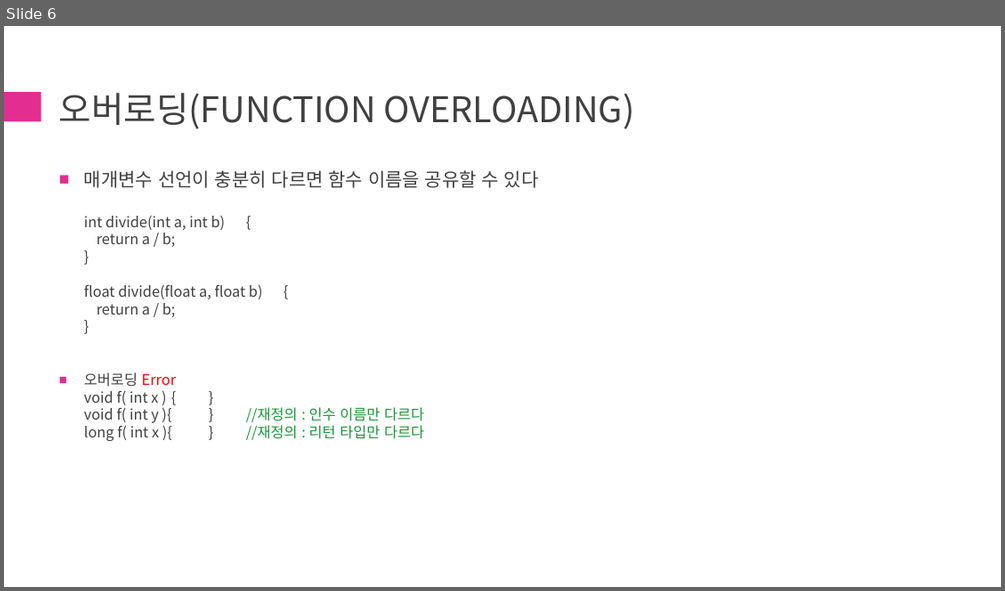
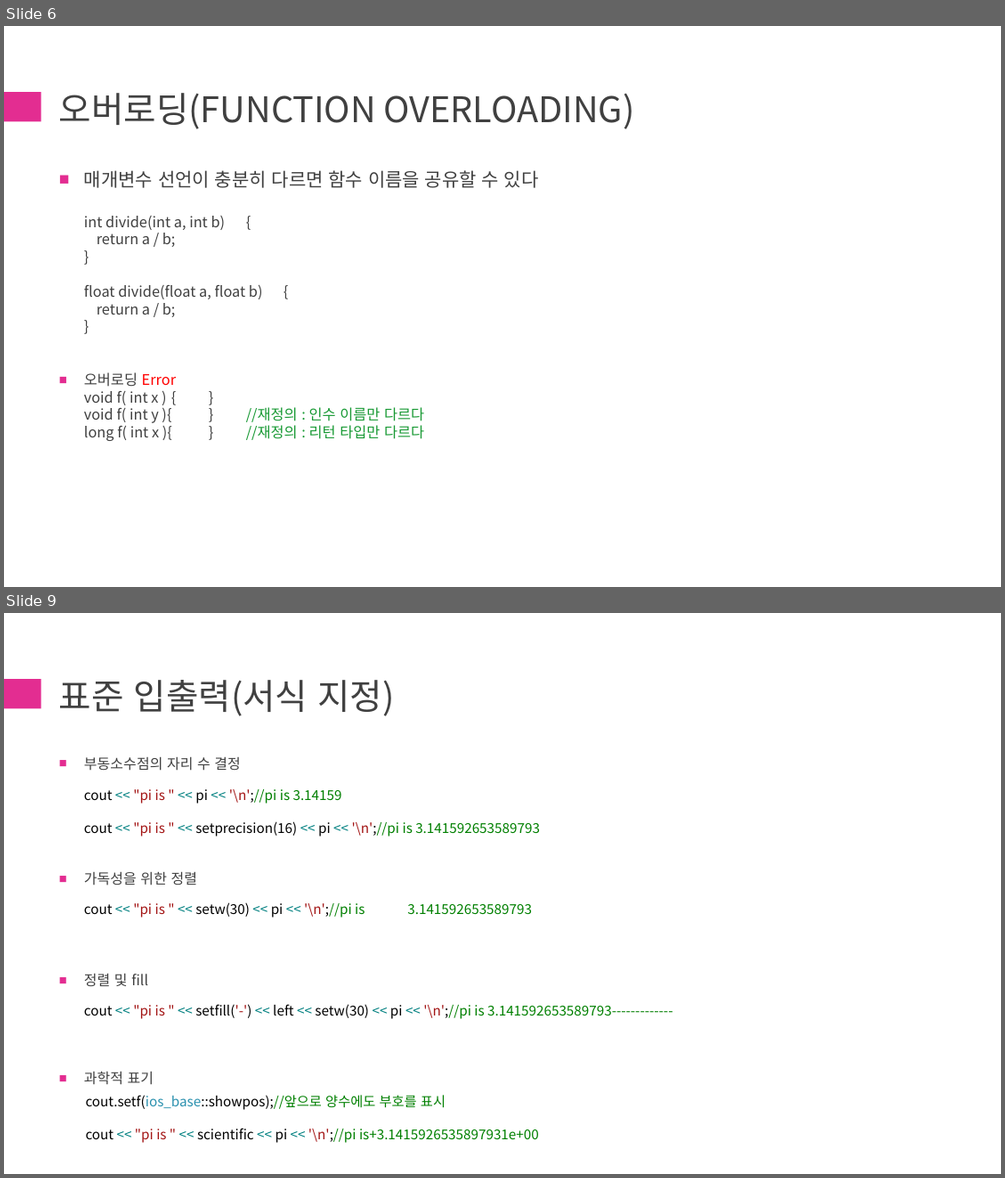
Before and after one commit to chaehanbyul/ModernCpp, a slide deck: 1st/[ModernCpp]1st.pptx. Shown one above the other, each under a label of ours: slide 6 before the commit, slides 6 and 9 after it; the slides between them are not shown. The pictures are 1005x591 and 1005x1178 pixels, drawn with LibreOffice and Linux fonts; fonts in the diff are those of the drawing. Boxes give left, top, right and bottom in pixels: in the first picture for what was removed or moved away, otherwise in the second. Text is boxed around its words. In the diff, an @@ line names an element or a change of style, - is before the commit and + after.

Commit message:
Input Output
입출력 예제 진행 중

```diff
--- a/1st/[ModernCpp]1st.pptx
+++ b/1st/[ModernCpp]1st.pptx
@@ slide 9 added at (4,613,1001,1174), background #FFFFFF; not listed: 1 template element that a slide beside it also shows @@
@@ title added at (59,680,394,716), 34 pt, text #404040 @@
+표준 입출력(서식 지정)
@@ text added at (84,756,672,1143), 13.1 pt, text #008000 @@
+■ 부동소수점의 자리 수 결정
+  cout << "pi is " << pi << '\n';//pi is 3.14159
+  cout << "pi is " << setprecision(16) << pi << '\n';//pi is 3.141592653589793
+■ 가독성을 위한 정렬
+  cout << "pi is " << setw(30) << pi << '\n';//pi is 3.141592653589793
+■ 정렬 및 fill
+  cout << "pi is " << setfill('-') << left << setw(30) << pi << '\n';//pi is 3.141592653589793-------------
+■ 과학적 표기
+  cout.setf(ios_base::showpos);//앞으로 양수에도 부호를 표시
+  cout << "pi is " << scientific << pi << '\n';//pi is+3.1415926535897931e+00
```
Also in this commit, not shown: 2 slides changed, 2 other slides added, 1 other file.
